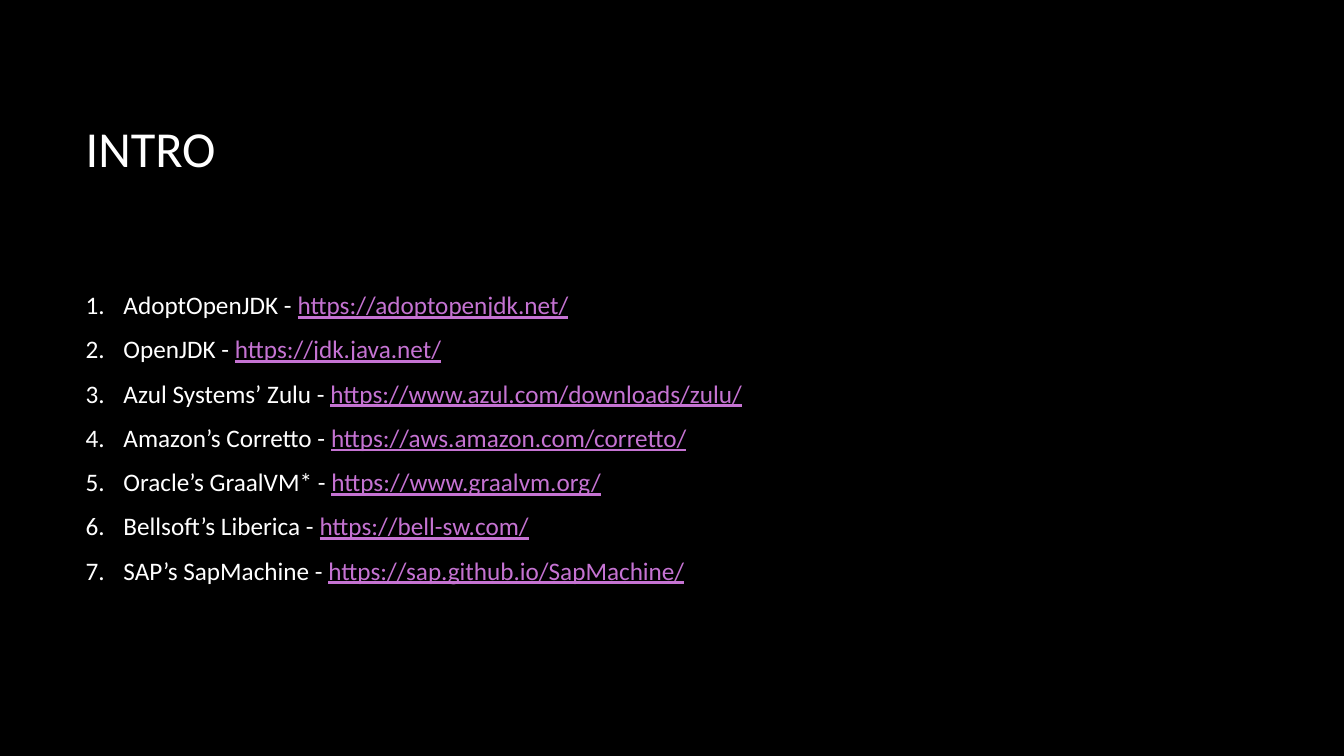
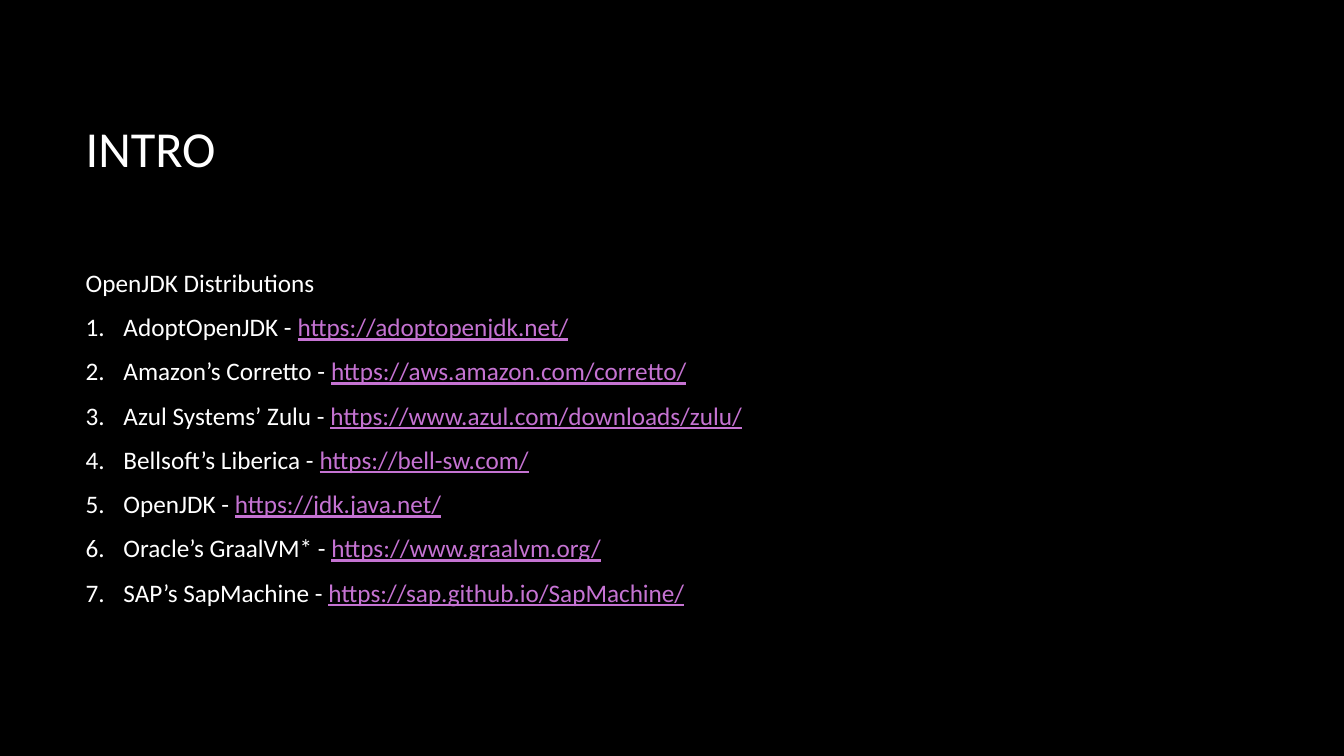
Before and after one commit to macdaddyaz/modern-java, a slide deck: slide 6 of Java 7 and 8.pptx. Drawn at 1344x756 pixels with LibreOffice and Linux fonts; fonts in the diff are those of the drawing; background and template pictures are left out. Boxes give left, top, right and bottom in pixels: in the first picture for what was removed or moved away, otherwise in the second. Text is boxed around its words. In the diff, an @@ line names an element or a change of style, - is before the commit and + after.

```diff
--- a/Java 7 and 8.pptx
+++ b/Java 7 and 8.pptx
@@ text at bbox=[86, 274, 315, 296]: paragraph added @@
+OpenJDK Distributions
@@ text at bbox=[123, 362, 741, 473]: paragraphs added @@
+2. Amazon’s Corretto - https://aws.amazon.com/corretto/
+3. Azul Systems’ Zulu - https://www.azul.com/downloads/zulu/
+4. Bellsoft’s Liberica - https://bell-sw.com/
@@ text at bbox=[123, 385, 741, 451]: paragraphs removed @@
-3. Azul Systems’ Zulu - https://www.azul.com/downloads/zulu/
-4. Amazon’s Corretto - https://aws.amazon.com/corretto/
@@ text at bbox=[123, 517, 529, 540]: paragraph removed @@
-6. Bellsoft’s Liberica - https://bell-sw.com/
```
Also in this commit, not shown: 1 other slide changed, 8 other files.
